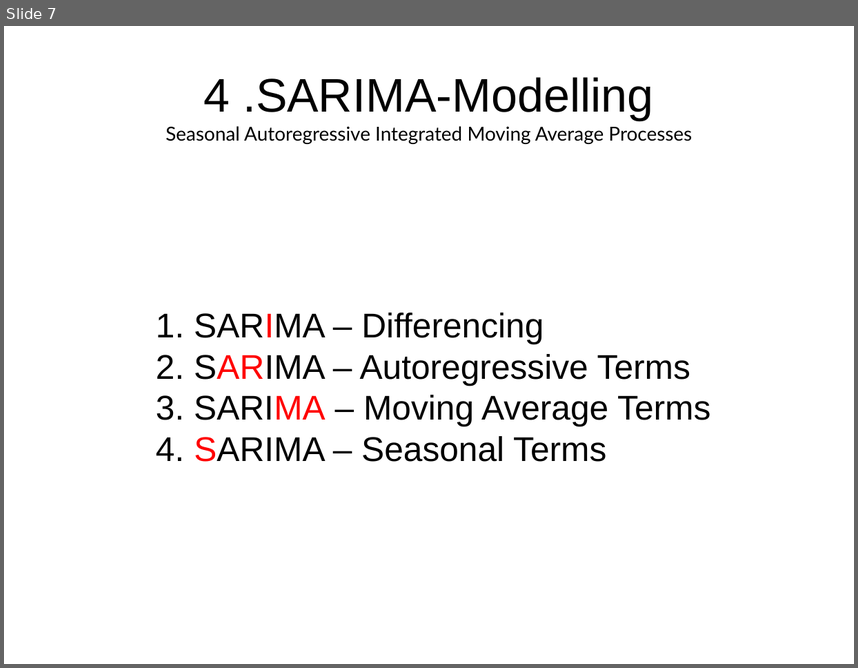
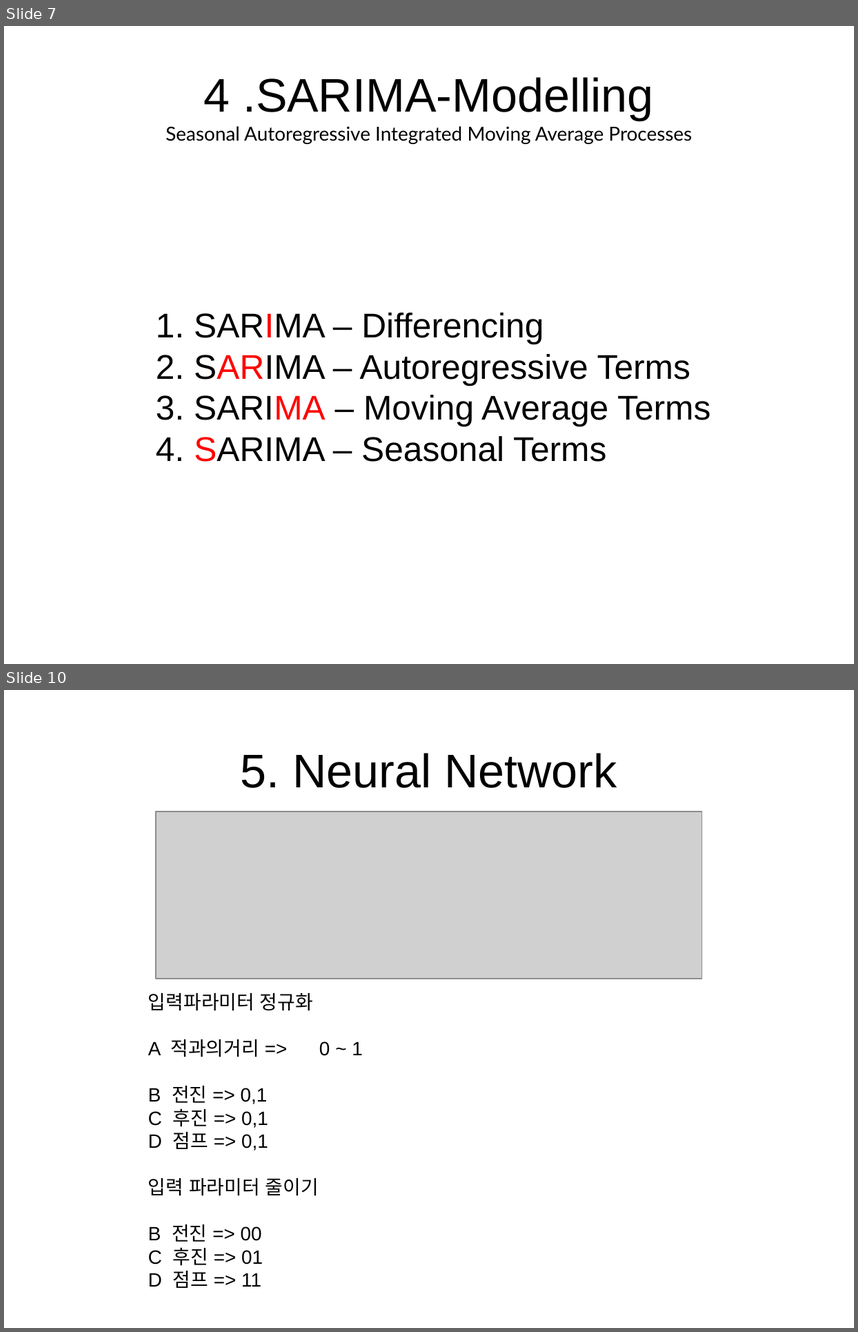
Before and after one commit to xcud/msrds, a slide deck: wavelets/Untitled 1.odp. Shown one above the other, each under a label of ours: slide 7 before the commit, slides 7 and 10 after it; the slides between them are not shown. The pictures are 858x668 and 858x1332 pixels, drawn with LibreOffice and Linux fonts; fonts in the diff are those of the drawing; grey boxes stand for pictures. Boxes give left, top, right and bottom in pixels: in the first picture for what was removed or moved away, otherwise in the second. Text is boxed around its words. In the diff, an @@ line names an element or a change of style, - is before the commit and + after.

```diff
--- a/wavelets/Untitled 1.odp
+++ b/wavelets/Untitled 1.odp
@@ slide 10 added at [4, 690, 854, 1328], background #FFFFFF @@
@@ title added at [240, 753, 617, 788], 44 pt, text #000000 @@
+5. Neural Network
@@ picture added at [156, 811, 703, 978] @@
@@ text added at [148, 993, 319, 1288], 18 pt, text #000000 @@
+입력파라미터 정규화
+A 적과의거리 => 0 ~ 1
+B 전진 => 0,1
+C 후진 => 0,1
+D 점프 => 0,1
+입력 파라미터 줄이기
+B 전진 => 00
+C 후진 => 01
+D 점프 => 11
```
Also in this commit, not shown: 4 other slides added, 1 slide removed.
